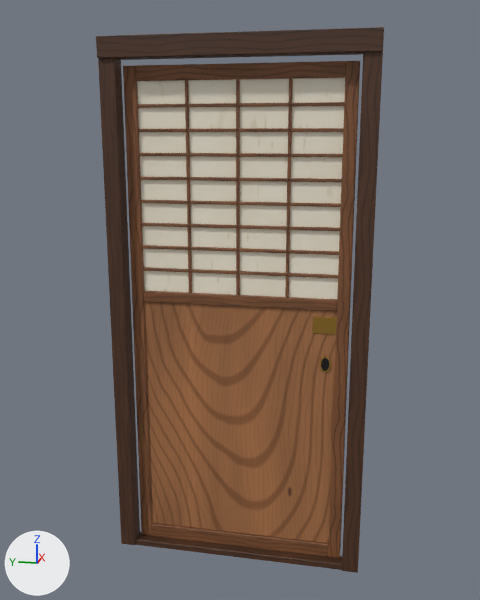
Two versions of the Blender file blender/wcdoor.blend, one commit apart.
One viewpoint serves both versions: a 50 mm camera at (-2.295, -0.465, 1.595) aimed at (-0.01, -0.008, 1.024). The axes (+X, +Y, +Z) are drawn at lower left. The lights are the same throughout. The picture after the commit comes second.

Names of what the first picture shows: 'WcBoard', 'WcHead', 'WcKumikoH1', 'WcKumikoH2', 'WcKumikoH3', 'WcKumikoH4', 'WcKumikoH5', 'WcKumikoH6', 'WcKumikoH7', 'WcKumikoH8', 'WcKumikoV2', 'WcPaper', 'WcPost-1', 'WcPost1', 'WcRailFoot', 'WcRailHead', 'WcRailWaist', 'WcSill', 'WcStile-1', 'WcStile1' and 5 more.
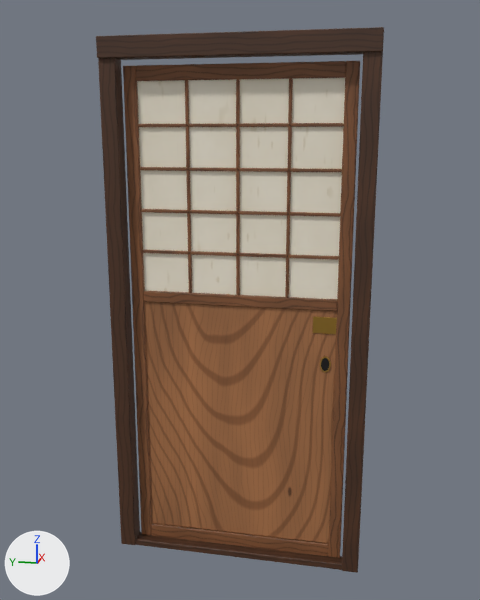
Where the change shows, as pixel boxes (x1, y1, x2, y2) in the pictures (480 x 600 px):
'WcKumikoH4', moved
    before: (141, 200, 341, 207)
    after: (138, 123, 344, 127)
'WcKumikoH2', moved
    before: (142, 245, 339, 255)
    after: (141, 209, 340, 217)
'WcKumikoH3', moved
    before: (141, 223, 340, 231)
    after: (140, 167, 342, 172)
'WcKumikoH1', moved
    before: (143, 267, 338, 278)
    after: (142, 250, 339, 260)
'WcKumikoH8', deleted (brown)
    before: (137, 102, 344, 108)
'WcKumikoH7', deleted (brown)
    before: (138, 128, 343, 132)
'WcKumikoH6', deleted (brown)
    before: (139, 153, 343, 157)
'WcKumikoH5', deleted (brown)
    before: (140, 176, 342, 182)

Patch to the scene script:
```diff
--- a/blender/wcdoor.blend.py
+++ b/blender/wcdoor.blend.py
@@ me_wckumikoh1 @@
 # used by ob_wckumikoh1; parent = ob_wcdoorpanel; location = (0.0, 0.0, 0.0)
-me_wckumikoh1.from_pydata(...)  # 24 vertices, 26 faces; spans x -0.01..0.006, y -0.355..0.355, z 1.117..1.128
+me_wckumikoh1.from_pydata(...)  # 24 vertices, 26 faces; spans x -0.01..0.006, y -0.355..0.355, z 1.183..1.194
+# me_wckumikoh1 part 1: the whole mesh is moved by (0.0, 0.0, 0.066)
 me_wckumikoh1.materials.append(mat_wcdoorcedar)
@@ me_wckumikoh2 @@
 # used by ob_wckumikoh2; parent = ob_wcdoorpanel; location = (0.0, 0.0, 0.0)
-me_wckumikoh2.from_pydata(...)  # 24 vertices, 26 faces; spans x -0.01..0.006, y -0.355..0.355, z 1.199..1.21
+me_wckumikoh2.from_pydata(...)  # 24 vertices, 26 faces; spans x -0.01..0.006, y -0.355..0.355, z 1.331..1.342
+# me_wckumikoh2 part 2: the whole mesh is moved by (0.0, 0.0, 0.132)
 me_wckumikoh2.materials.append(mat_wcdoorcedar)
@@ me_wckumikoh3 @@
 # used by ob_wckumikoh3; parent = ob_wcdoorpanel; location = (0.0, 0.0, 0.0)
-me_wckumikoh3.from_pydata(...)  # 24 vertices, 26 faces; spans x -0.01..0.006, y -0.355..0.355, z 1.281..1.292
+me_wckumikoh3.from_pydata(...)  # 24 vertices, 26 faces; spans x -0.01..0.006, y -0.355..0.355, z 1.479..1.49
+# me_wckumikoh3 part 3: the whole mesh is moved by (0.0, 0.0, 0.197)
 me_wckumikoh3.materials.append(mat_wcdoorcedar)
@@ me_wckumikoh4 @@
 # used by ob_wckumikoh4; parent = ob_wcdoorpanel; location = (0.0, 0.0, 0.0)
-me_wckumikoh4.from_pydata(...)  # 24 vertices, 26 faces; spans x -0.01..0.006, y -0.355..0.355, z 1.363..1.374
+me_wckumikoh4.from_pydata(...)  # 24 vertices, 26 faces; spans x -0.01..0.006, y -0.355..0.355, z 1.627..1.638
+# me_wckumikoh4 part 4: the whole mesh is moved by (0.0, 0.0, 0.263)
 me_wckumikoh4.materials.append(mat_wcdoorcedar)
@@ ob_wckumikoh5 @@
-ob_wckumikoh5 = bpy.data.objects.new('WcKumikoH5', me_wckumikoh5)
-ob_wckumikoh5.parent = ob_wcdoorpanel
-ob_wckumikoh5.location = (0.0, 0.0, 0.0)
@@ ob_wckumikoh6 @@
-ob_wckumikoh6 = bpy.data.objects.new('WcKumikoH6', me_wckumikoh6)
-ob_wckumikoh6.parent = ob_wcdoorpanel
-ob_wckumikoh6.location = (0.0, 0.0, 0.0)
@@ ob_wckumikoh7 @@
-ob_wckumikoh7 = bpy.data.objects.new('WcKumikoH7', me_wckumikoh7)
-ob_wckumikoh7.parent = ob_wcdoorpanel
-ob_wckumikoh7.location = (0.0, 0.0, 0.0)
@@ ob_wckumikoh8 @@
-ob_wckumikoh8 = bpy.data.objects.new('WcKumikoH8', me_wckumikoh8)
-ob_wckumikoh8.parent = ob_wcdoorpanel
-ob_wckumikoh8.location = (0.0, 0.0, 0.0)
```
